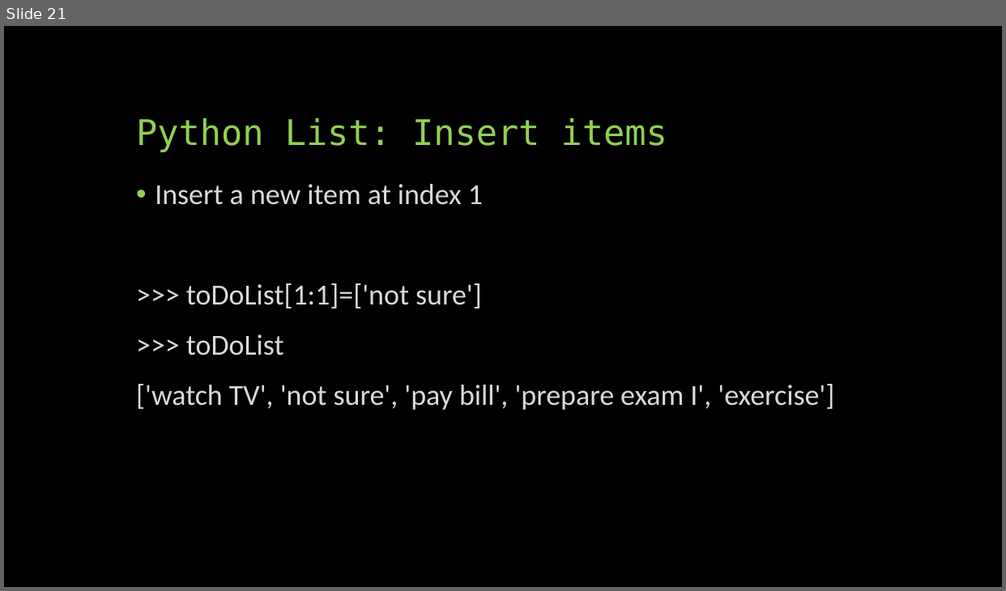
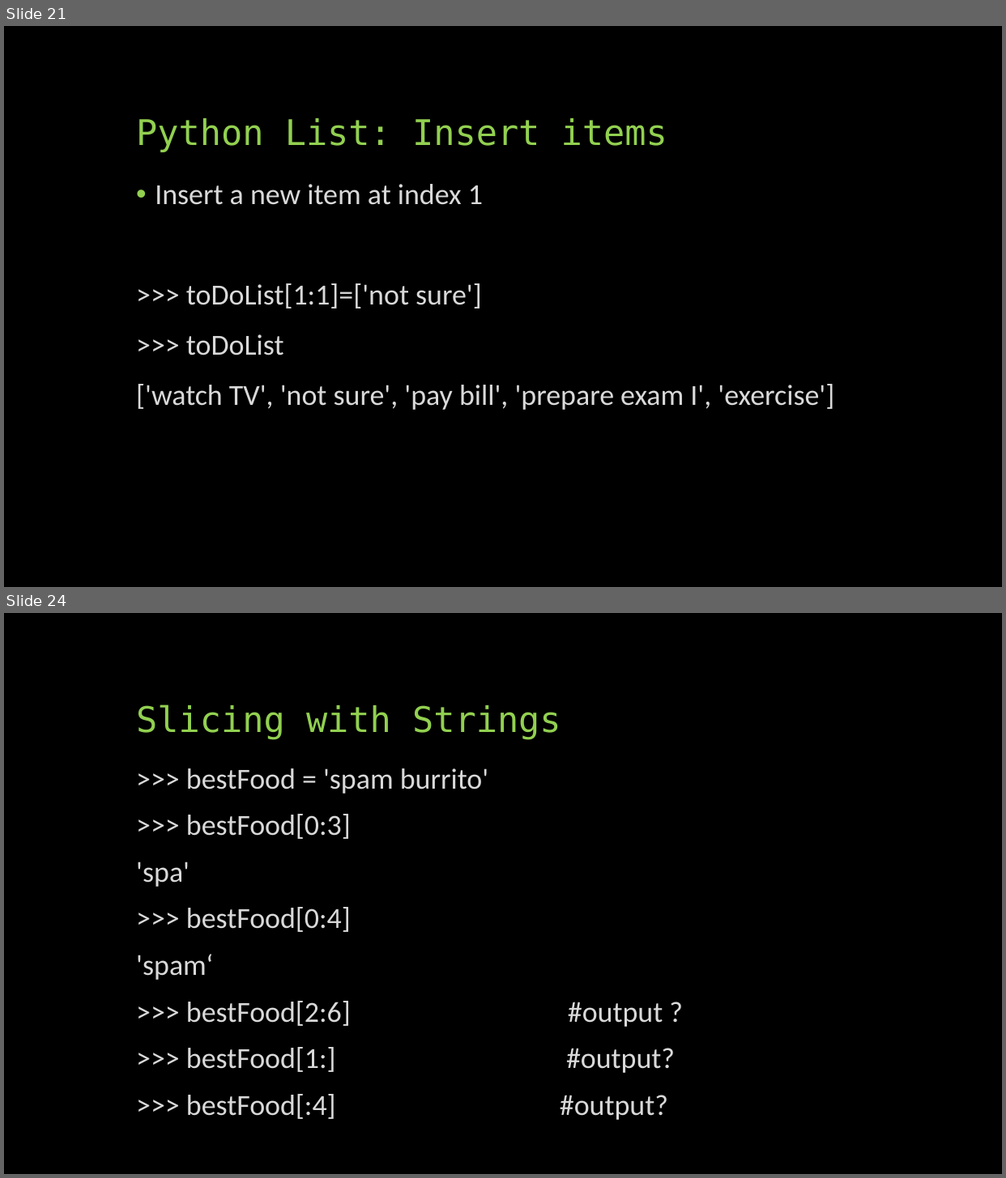
Before and after one commit to yilianz/CSCI125, a slide deck: LectureNotes/PythonBasic.pptx. Shown one above the other, each under a label of ours: slide 21 before the commit, slides 21 and 24 after it; the slides between them are not shown. The pictures are 1006x591 and 1006x1178 pixels, drawn with LibreOffice and Linux fonts; fonts in the diff are those of the drawing. Boxes give left, top, right and bottom in pixels: in the first picture for what was removed or moved away, otherwise in the second. Text is boxed around its words. In the diff, an @@ line names an element or a change of style, - is before the commit and + after.

```diff
--- a/LectureNotes/PythonBasic.pptx
+++ b/LectureNotes/PythonBasic.pptx
@@ slide 24 added at [4, 613, 1002, 1174], background #000000 @@
@@ title added at [136, 705, 561, 740], 34 pt, text #92D050 @@
+Slicing with Strings
@@ text added at [136, 769, 675, 1120], 28 pt, text #D9D9D9 @@
+>>> bestFood = 'spam burrito'
+>>> bestFood[0:3]
+'spa'
+>>> bestFood[0:4]
+'spam‘
+>>> bestFood[2:6] #output ?
+>>> bestFood[1:] #output?
+>>> bestFood[:4] #output?
```
Also in this commit, not shown: 3 other slides added, 3 other files.
